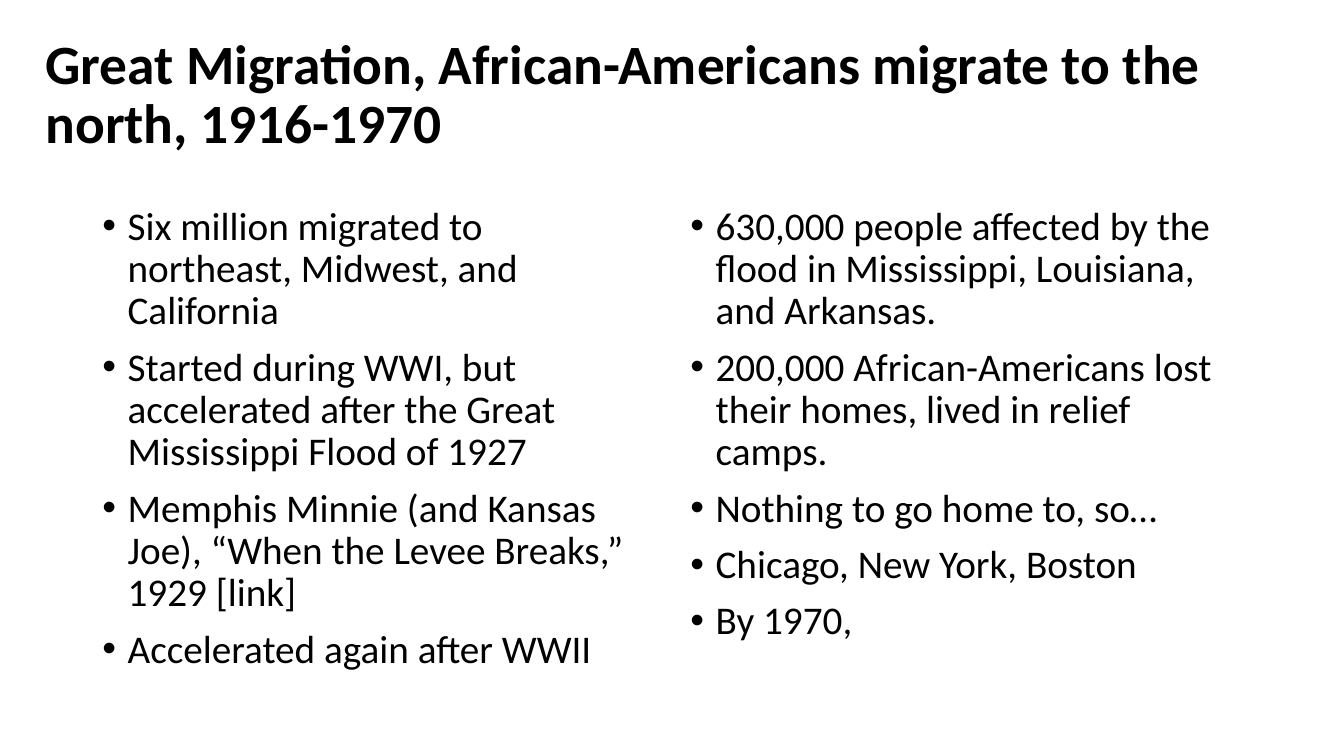
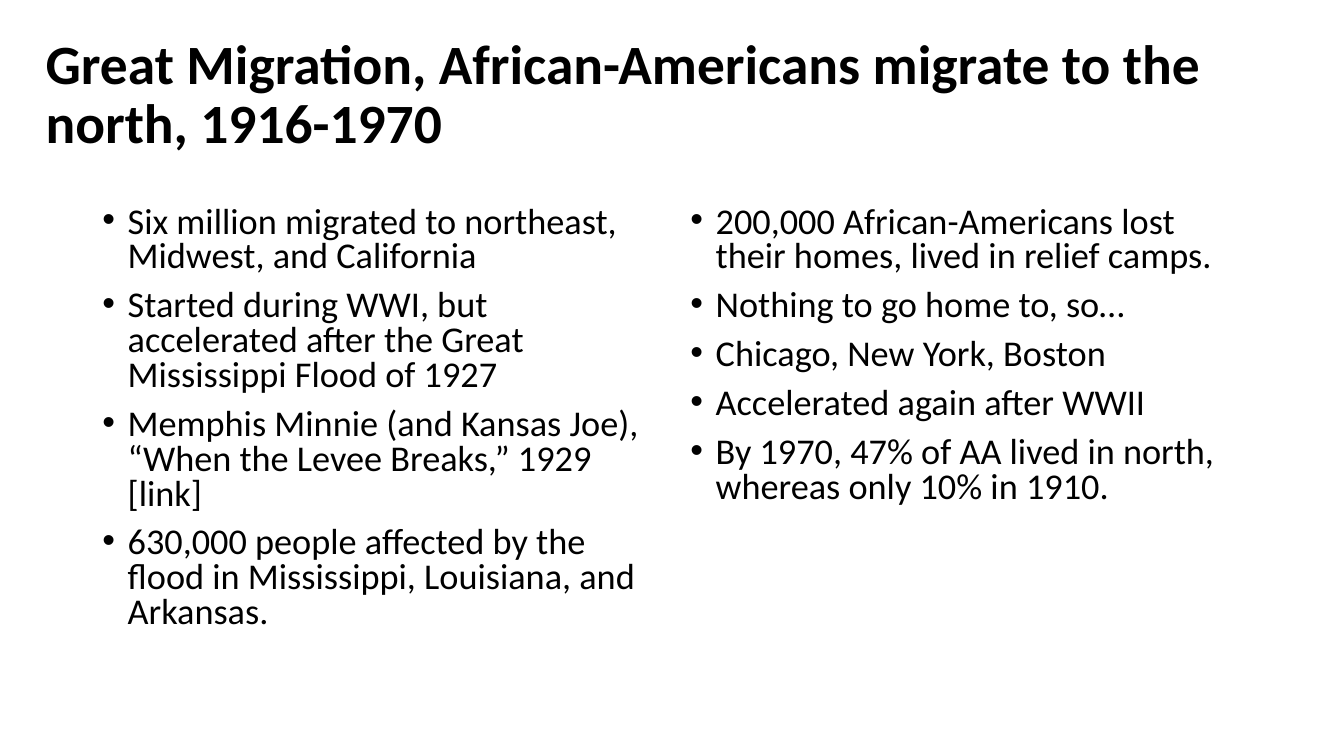
Before and after one commit to mrbaker1917/website, a slide deck: slide 7 of HSTR121/ppts/RockEmerges.pptx. Drawn at 1344x756 pixels with LibreOffice and Linux fonts; fonts in the diff are those of the drawing; background and template pictures are left out. Boxes give left, top, right and bottom in pixels: in the first picture for what was removed or moved away, otherwise in the second. Text is boxed around its words. In the diff, an @@ line names an element or a change of style, - is before the commit and + after.

Commit message:
updated Great Migration

```diff
--- a/HSTR121/ppts/RockEmerges.pptx
+++ b/HSTR121/ppts/RockEmerges.pptx
@@ text at (128,208,639,511): size 28 to 25.9 pt in "Six million migrated to northeast, Midwest, and ...", "Started during WWI, but accelerated after the ...", "Memphis Minnie (and Kansas Joe), “When the ..."; line spacing 0.9 to 0.8 @@
@@ text at (716,208,1212,373): size 28 to 25.9 pt in "200,000 African-Americans lost their homes, lived in ...", "Nothing to go home to, so…", "Chicago, New York, Boston"; line spacing 0.9 to 0.8 @@
@@ text at (716,212,1210,325): paragraph removed @@
-• 630,000 people affected by the flood in Mississippi, Louisiana, and Arkansas.
@@ text at (716,389,1214,505): text changed; size 28 to 25.9 pt @@
-• By 1970,
+• Accelerated again after WWII
+• By 1970, 47% of AA lived in north, whereas only 10% in 1910.
@@ text at (128,528,634,625): text changed; size 28 to 25.9 pt @@
-• Accelerated again after WWII
+• 630,000 people affected by the flood in Mississippi, Louisiana, and Arkansas.
```
Also in this commit, not shown: 1 slide added, 1 slide removed.
